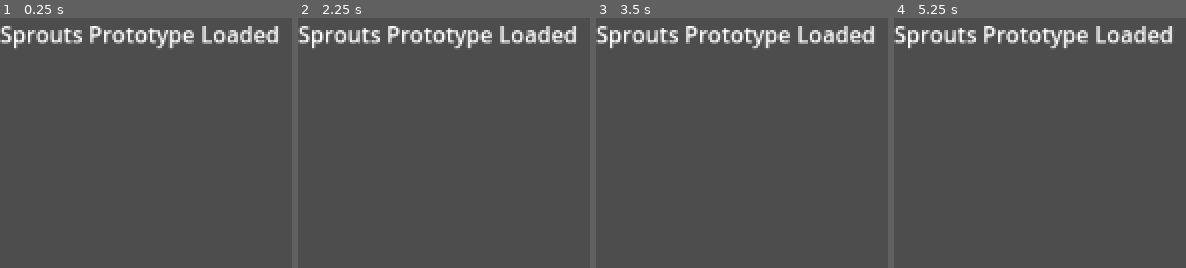
Above: before the commit, frames 1-4 (left to right).
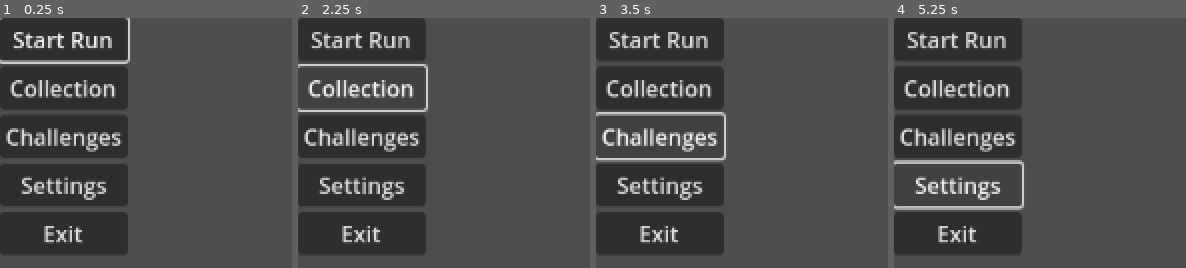
Above: after the commit, the same moments.

Repository: Millstreamu/Sprouts
Game: Godot game, scene res://scenes/meta/MainMenu.tscn
The game is run twice, just before and just after one commit, with the same random seed, the same clock (stepped at 60 frames per second) and the same inputs. Before the commit the project starts from res://scenes/Main.tscn.
Inputs (mouse positions are in pixels of both pictures, inside the frame that each line leads up to):
- Up to frame 1 (0.25 s): no input
- Up to frame 2 (2.25 s): click (362, 40) at 0.5 s, where only the run after the commit has a clickable "Start Run"; click (362, 40) at 1.25 s, where only the run after the commit has a clickable "Start Run"; click (362, 88) at 2 s, where only the run after the commit has a clickable "Collection"
- Up to frame 3 (3.5 s): click (660, 135) at 2.75 s, where only the run after the commit has a clickable "Challenges"
- Up to frame 4 (5.25 s): click (958, 185) at 3.5 s, where only the run after the commit has a clickable "Settings"; hold Up (ui_up) 4.28-5.03 s; tap Enter (ui_accept) at 5 s; hold Down (ui_down) from 5.03 s (still down)

The runs differ from the first frame. In frame 1, 37% of the frame differs, in the area x 0-96%, y 0-95%; in frame 2, 32%; in frame 3, 33%; in frame 4, 32%.

Commit message:
auto format

Diff:
--- a/sprouts/project.godot
+++ b/sprouts/project.godot
@@ -11,7 +11,7 @@
 [application]
 
 config/name="Sprouts"
-run/main_scene="uid://cdbdahdlrgnk"
+run/main_scene="res://scenes/meta/MainMenu.tscn"
 config/features=PackedStringArray("4.4", "GL Compatibility")
 config/icon="res://icon.svg"
 
--- a/sprouts/scenes/meta/MainMenu.tscn
+++ b/sprouts/scenes/meta/MainMenu.tscn
@@ -1,8 +1,10 @@
-[gd_scene load_steps=2 format=3]
+[gd_scene load_steps=2 format=3 uid="uid://nsylrn8wy3p8"]
 
-[ext_resource type="Script" path="res://scripts/ui/MainMenu.gd" id="1_sljng"]
+[ext_resource type="Script" uid="uid://dcis0j7mihsdy" path="res://scripts/ui/MainMenu.gd" id="1_sljng"]
 
 [node name="MainMenu" type="Control"]
+layout_mode = 3
+anchors_preset = 0
 script = ExtResource("1_sljng")
 start_run_button_path = NodePath("MenuContainer/StartRunButton")
 collection_button_path = NodePath("MenuContainer/CollectionButton")
@@ -11,18 +13,24 @@
 exit_button_path = NodePath("MenuContainer/ExitButton")
 
 [node name="MenuContainer" type="VBoxContainer" parent="."]
+layout_mode = 0
 
 [node name="StartRunButton" type="Button" parent="MenuContainer"]
+layout_mode = 2
 text = "Start Run"
 
 [node name="CollectionButton" type="Button" parent="MenuContainer"]
+layout_mode = 2
 text = "Collection"
 
 [node name="ChallengesButton" type="Button" parent="MenuContainer"]
+layout_mode = 2
 text = "Challenges"
 
 [node name="SettingsButton" type="Button" parent="MenuContainer"]
+layout_mode = 2
 text = "Settings"
 
 [node name="ExitButton" type="Button" parent="MenuContainer"]
+layout_mode = 2
 text = "Exit"
Not shown, added: sprouts/scripts/ui/MainMenu.gd.uid
